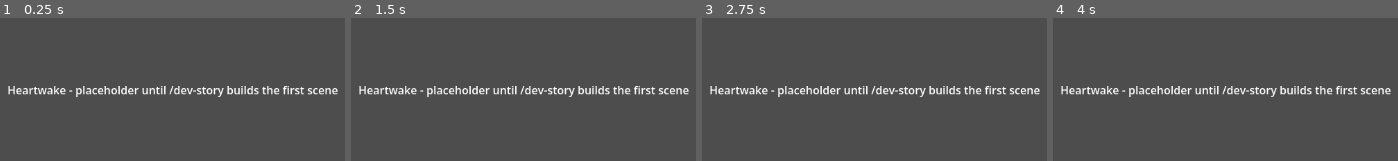
Above: before the commit, frames 1-4 (left to right).
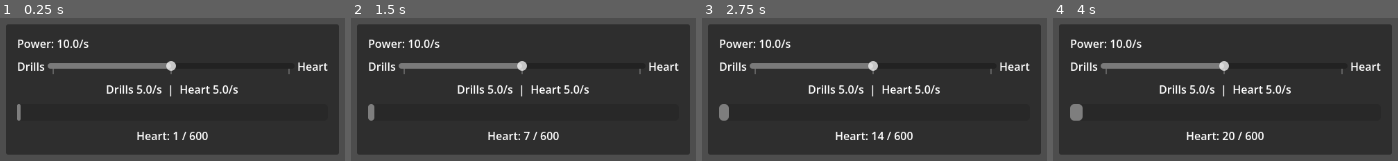
Above: after the commit, the same moments.

Repository: SneakKestrel16/Mininginc
Game: Godot game, scene res://src/main.tscn
Same seed, same stepped clock (60 frames per second), same inputs: the game is played once before the commit and once after it.
Inputs:
- Up to frame 1 (0.25 s): no input
- Up to frame 2 (1.5 s): tap Enter at 0.5 s; tap Space at 1.25 s
- Up to frame 3 (2.75 s): no input
- Up to frame 4 (4 s): no input

The runs differ from the first frame. In frame 1, 86% of the frame differs, in the area x 1-99%, y 4-96%; in frame 2, 86%; in frame 3, 86%; in frame 4, 86%.

Commit message:
feat: story 001 power split slider + Heart meter (heartwake/story-001)
PowerSplit (pure logic) splits power between drills and Heart; Economy ticks it
on a fixed step with values from data/economy.json and a fake 10/s source until
story 003. Config errors alert and quit instead of assert (stripped in release).
export_presets.cfg includes data/*.json: JSON is not a resource, so the default
all_resources filter left it out of the build.
Self-check tests/unit/heartwake/power_split_check.gd passes; screenshot evidence
in production/qa/evidence/story-001-power-split/.

Diff:
--- /dev/null
+++ b/data/economy.json
@@ -0,0 +1,6 @@
+{
+	"tick_seconds": 0.1,
+	"fake_power_per_second": 10.0,
+	"heart_share_default": 0.5,
+	"heart_first_threshold": 600.0
+}
--- /dev/null
+++ b/src/economy/economy.gd
@@ -0,0 +1,59 @@
+## Runs the economy on a fixed tick, with tuning values from data/economy.json.
+## Until story 003 adds the furnace, power comes from a fake source at a fixed rate.
+class_name Economy
+extends Node
+
+## Emitted after every tick, once the split is updated.
+signal ticked
+
+const CONFIG_PATH := "res://data/economy.json"
+
+## The drills/Heart split this economy feeds.
+var split: PowerSplit
+
+## Power produced per second by all generators.
+var power_per_second: float = 0.0
+
+var _tick_seconds: float
+var _elapsed: float = 0.0
+
+
+func _ready() -> void:
+	var config := _load_config()
+	if config.is_empty():
+		set_process(false)
+		return
+	_tick_seconds = config["tick_seconds"]
+	power_per_second = config["fake_power_per_second"]
+	split = PowerSplit.new(config["heart_first_threshold"], config["heart_share_default"])
+
+
+func _process(delta: float) -> void:
+	_elapsed += delta
+	while _elapsed >= _tick_seconds:
+		_elapsed -= _tick_seconds
+		split.tick(power_per_second, _tick_seconds)
+		ticked.emit()
+
+
+## Returns the config, or an empty Dictionary after reporting why it is unusable.
+## Not assert(): release exports strip asserts, and friends run release builds.
+func _load_config() -> Dictionary:
+	var config = JSON.parse_string(FileAccess.get_file_as_string(CONFIG_PATH))
+	if not config is Dictionary:
+		_fail("Cannot read %s (open error %d)" % [CONFIG_PATH, FileAccess.get_open_error()])
+		return {}
+	for key in ["tick_seconds", "fake_power_per_second", "heart_share_default", "heart_first_threshold"]:
+		if not config.has(key):
+			_fail("%s is missing \"%s\"" % [CONFIG_PATH, key])
+			return {}
+	if config["tick_seconds"] <= 0.0:
+		_fail("%s: tick_seconds must be above 0" % CONFIG_PATH)
+		return {}
+	return config
+
+
+func _fail(message: String) -> void:
+	push_error(message)
+	OS.alert(message, "Heartwake cannot start")
+	get_tree().quit(1)
--- /dev/null
+++ b/src/economy/power_split.gd
@@ -0,0 +1,39 @@
+## Splits generated power between the drills and the Heart (brief: Core loop step 3).
+## Pure logic with no scene dependency, so it can be checked headless.
+class_name PowerSplit
+extends RefCounted
+
+## Fraction of power sent to the Heart: 0.0 is all drills, 1.0 is all Heart.
+var heart_share: float = 0.5:
+	set(value):
+		heart_share = clampf(value, 0.0, 1.0)
+
+## Power stored in the Heart toward [member heart_threshold].
+var heart_progress: float = 0.0
+
+## Power the Heart needs to reach its next stage. Story 005 advances stages.
+var heart_threshold: float
+
+## Drill share of the last tick, in power per second. Story 004 spends it.
+var drill_power: float = 0.0
+
+## Heart share of the last tick, in power per second.
+var heart_power: float = 0.0
+
+
+func _init(threshold: float, share: float = 0.5) -> void:
+	heart_threshold = threshold
+	heart_share = share
+
+
+## Splits [param power_per_second] for [param seconds] of play.
+## The two shares always add up to [param power_per_second].
+func tick(power_per_second: float, seconds: float) -> void:
+	heart_power = power_per_second * heart_share
+	drill_power = power_per_second - heart_power
+	heart_progress = minf(heart_progress + heart_power * seconds, heart_threshold)
+
+
+## True once the Heart holds enough power for its next stage.
+func is_heart_full() -> bool:
+	return heart_progress >= heart_threshold
--- a/src/main.tscn
+++ b/src/main.tscn
@@ -1,4 +1,7 @@
-[gd_scene format=3]
+[gd_scene load_steps=3 format=3]
+
+[ext_resource type="Script" path="res://src/economy/economy.gd" id="1_economy"]
+[ext_resource type="PackedScene" path="res://src/ui/power_panel.tscn" id="2_panel"]
 
 [node name="Main" type="Control"]
 layout_mode = 3
@@ -8,14 +11,17 @@
 grow_horizontal = 2
 grow_vertical = 2
 
-[node name="Placeholder" type="Label" parent="."]
+[node name="Economy" type="Node" parent="."]
+script = ExtResource("1_economy")
+
+[node name="Center" type="CenterContainer" parent="."]
 layout_mode = 1
-anchors_preset = 8
-anchor_left = 0.5
-anchor_top = 0.5
-anchor_right = 0.5
-anchor_bottom = 0.5
+anchors_preset = 15
+anchor_right = 1.0
+anchor_bottom = 1.0
 grow_horizontal = 2
 grow_vertical = 2
-text = "Heartwake - placeholder until /dev-story builds the first scene"
-horizontal_alignment = 1
+
+[node name="PowerPanel" parent="Center" node_paths=PackedStringArray("economy") instance=ExtResource("2_panel")]
+layout_mode = 2
+economy = NodePath("../../Economy")
--- /dev/null
+++ b/src/ui/power_panel.gd
@@ -0,0 +1,35 @@
+## Shows the power split slider and the Heart meter for an [Economy].
+extends PanelContainer
+
+## The economy this panel shows and steers.
+@export var economy: Economy
+
+@onready var _power_label: Label = %PowerLabel
+@onready var _split_slider: HSlider = %SplitSlider
+@onready var _share_label: Label = %ShareLabel
+@onready var _heart_bar: ProgressBar = %HeartBar
+@onready var _heart_label: Label = %HeartLabel
+
+
+func _ready() -> void:
+	_split_slider.value = economy.split.heart_share * 100.0
+	_split_slider.value_changed.connect(_on_split_changed)
+	_heart_bar.max_value = economy.split.heart_threshold
+	economy.ticked.connect(_refresh)
+	_refresh()
+
+
+func _on_split_changed(value: float) -> void:
+	economy.split.heart_share = value / 100.0
+	_refresh()
+
+
+func _refresh() -> void:
+	var split := economy.split
+	_power_label.text = "Power: %.1f/s" % economy.power_per_second
+	_share_label.text = "Drills %.1f/s  |  Heart %.1f/s" % [
+		economy.power_per_second * (1.0 - split.heart_share),
+		economy.power_per_second * split.heart_share,
+	]
+	_heart_bar.value = split.heart_progress
+	_heart_label.text = "Heart: %.0f / %.0f" % [split.heart_progress, split.heart_threshold]
--- /dev/null
+++ b/src/ui/power_panel.tscn
@@ -0,0 +1,60 @@
+[gd_scene load_steps=2 format=3]
+
+[ext_resource type="Script" path="res://src/ui/power_panel.gd" id="1_panel"]
+
+[node name="PowerPanel" type="PanelContainer"]
+custom_minimum_size = Vector2(480, 0)
+script = ExtResource("1_panel")
+
+[node name="Margin" type="MarginContainer" parent="."]
+layout_mode = 2
+theme_override_constants/margin_left = 16
+theme_override_constants/margin_top = 16
+theme_override_constants/margin_right = 16
+theme_override_constants/margin_bottom = 16
+
+[node name="Rows" type="VBoxContainer" parent="Margin"]
+layout_mode = 2
+theme_override_constants/separation = 10
+
+[node name="PowerLabel" type="Label" parent="Margin/Rows"]
+unique_name_in_owner = true
+layout_mode = 2
+text = "Power: 0.0/s"
+
+[node name="SplitRow" type="HBoxContainer" parent="Margin/Rows"]
+layout_mode = 2
+
+[node name="DrillsLabel" type="Label" parent="Margin/Rows/SplitRow"]
+layout_mode = 2
+text = "Drills"
+
+[node name="SplitSlider" type="HSlider" parent="Margin/Rows/SplitRow"]
+unique_name_in_owner = true
+layout_mode = 2
+size_flags_horizontal = 3
+size_flags_vertical = 4
+step = 5.0
+value = 50.0
+tick_count = 3
+ticks_on_borders = true
+
+[node name="HeartSideLabel" type="Label" parent="Margin/Rows/SplitRow"]
+layout_mode = 2
+text = "Heart"
+
+[node name="ShareLabel" type="Label" parent="Margin/Rows"]
+unique_name_in_owner = true
+layout_mode = 2
+horizontal_alignment = 1
+
+[node name="HeartBar" type="ProgressBar" parent="Margin/Rows"]
+unique_name_in_owner = true
+custom_minimum_size = Vector2(0, 24)
+layout_mode = 2
+show_percentage = false
+
+[node name="HeartLabel" type="Label" parent="Margin/Rows"]
+unique_name_in_owner = true
+layout_mode = 2
+horizontal_alignment = 1
--- /dev/null
+++ b/tests/unit/heartwake/power_split_check.gd
@@ -0,0 +1,38 @@
+## Self-check for PowerSplit until /test-setup installs gdUnit4.
+## Run: <godot> --headless --path . -s res://tests/unit/heartwake/power_split_check.gd
+## Exits 0 when every check passes, 1 on the first failure.
+extends SceneTree
+
+
+func _init() -> void:
+	var failures := 0
+	var split := PowerSplit.new(100.0, 0.25)
+
+	split.tick(10.0, 1.0)
+	failures += _check(is_equal_approx(split.heart_power, 2.5), "25% Heart sends 2.5 of 10")
+	failures += _check(is_equal_approx(split.drill_power + split.heart_power, 10.0), "shares add up to the total")
+	failures += _check(is_equal_approx(split.heart_progress, 2.5), "Heart progress grows by its share")
+
+	split.heart_share = 0.0
+	split.tick(10.0, 1.0)
+	failures += _check(is_equal_approx(split.heart_progress, 2.5), "0% Heart: meter does not move")
+	failures += _check(is_equal_approx(split.drill_power, 10.0), "0% Heart: drills get everything")
+
+	split.heart_share = 1.0
+	split.tick(10.0, 1.0)
+	failures += _check(is_equal_approx(split.drill_power, 0.0), "100% Heart: drill share is 0")
+
+	split.heart_share = 7.0
+	failures += _check(split.heart_share == 1.0, "share clamps to 0..1")
+
+	split.tick(1000.0, 1.0)
+	failures += _check(split.heart_progress == 100.0 and split.is_heart_full(), "progress stops at the threshold")
+
+	print("power_split_check: %s" % ("PASS" if failures == 0 else "%d FAILED" % failures))
+	quit(1 if failures else 0)
+
+
+func _check(ok: bool, what: String) -> int:
+	if not ok:
+		printerr("FAIL: " + what)
+	return 0 if ok else 1
Not shown, changed: export_presets.cfg
Binary file added: production/qa/evidence/story-001-power-split/heart-meter-3s.png
Not shown, added: production/qa/evidence/story-001-power-split/stamp.txt
Not shown, added: src/economy/economy.gd.uid
Not shown, added: src/economy/power_split.gd.uid
Not shown, added: src/ui/power_panel.gd.uid
Not shown, added: tests/unit/heartwake/power_split_check.gd.uid
Not shown, changed: production/epics/heartwake/story-001-power-split.md
